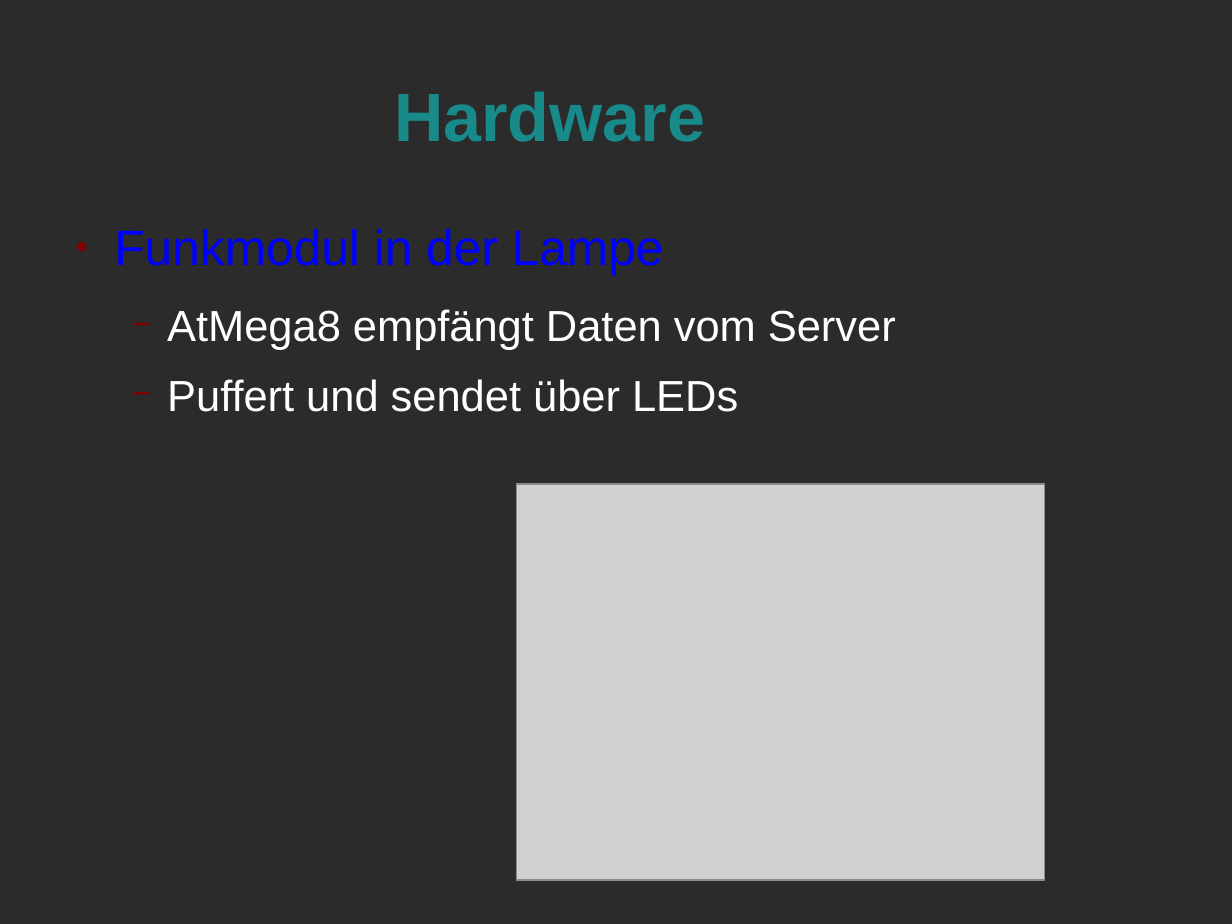
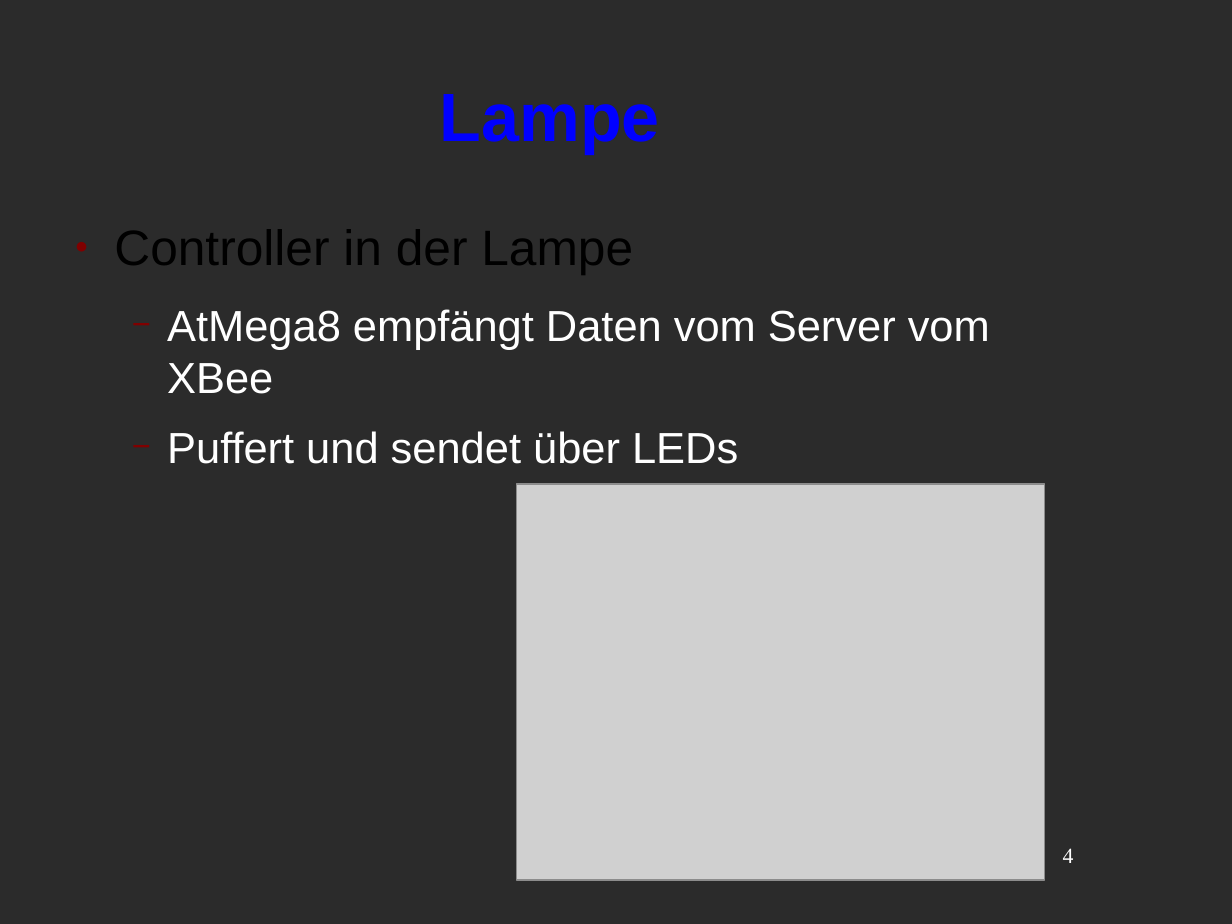
Before and after one commit to Niondir/rika-led, a slide deck: slide 4 of präsentation 2/zwischenergebisse.odp. Drawn at 1232x924 pixels with LibreOffice and Linux fonts; fonts in the diff are those of the drawing; grey boxes stand for pictures; background and template pictures are left out; a plain dark background stands for a picture behind light text. Boxes give left, top, right and bottom in pixels: in the first picture for what was removed or moved away, otherwise in the second. Text is boxed around its words. In the diff, an @@ line names an element or a change of style, - is before the commit and + after.

```diff
--- a/präsentation 2/zwischenergebisse.odp
+++ b/präsentation 2/zwischenergebisse.odp
@@ title at (440,94,660,153): text changed; text colour #198A8A to #0000FF @@
-Hardware
+Lampe
@@ text at (114,229,990,394): text changed @@
-● Funkmodul in der Lampe
-  − AtMega8 empfängt Daten vom Server
+● Controller in der Lampe
+  − AtMega8 empfängt Daten vom Server vom XBee
@@ page number added at (1063,848,1074,863), 14 pt, text #FFFFFF @@
+4
```
Also in this commit, not shown: 7 other slides changed, 1 slide added, 1 slide removed, 6 other files.
